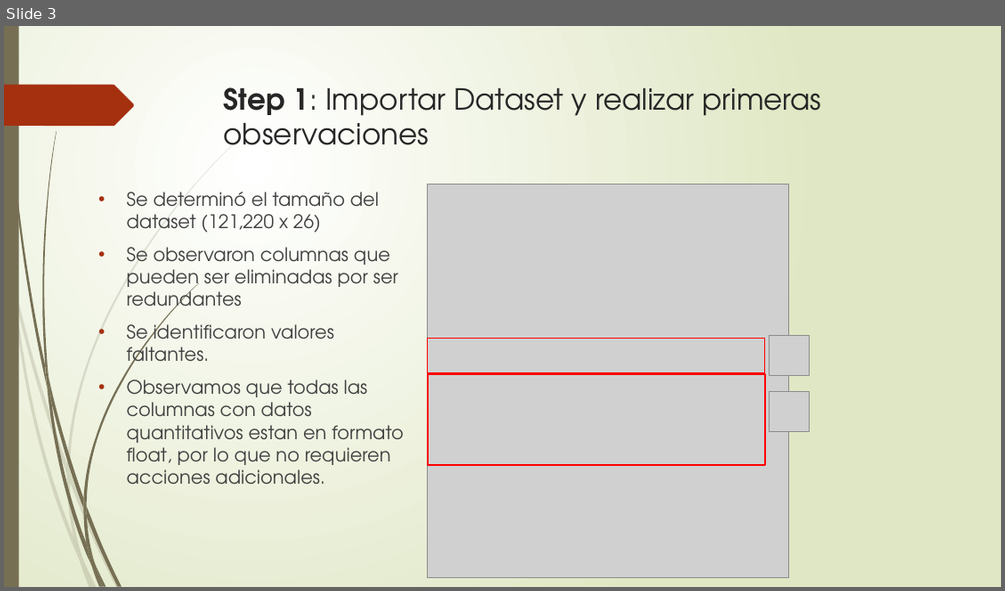
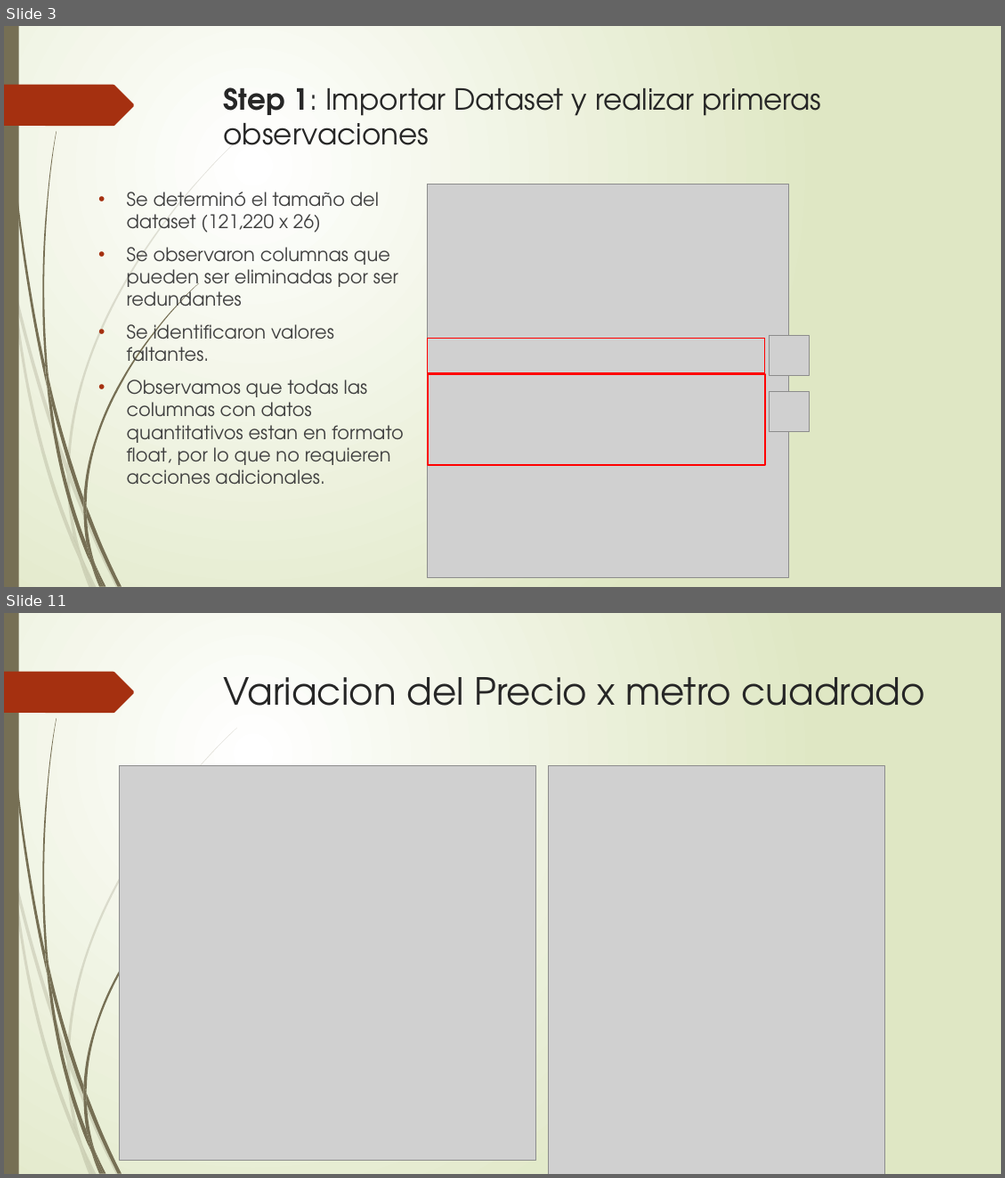
Before and after one commit to gfairhurst/Digitalhouse-Desafio-1, a slide deck: Desafio 1 - Presentacion Grupo 6.pptx. Shown one above the other, each under a label of ours: slide 3 before the commit, slides 3 and 11 after it; the slides between them are not shown. The pictures are 1005x591 and 1005x1178 pixels, drawn with LibreOffice and Linux fonts; fonts in the diff are those of the drawing; grey boxes stand for pictures. Boxes give left, top, right and bottom in pixels: in the first picture for what was removed or moved away, otherwise in the second. Text is boxed around its words. In the diff, an @@ line names an element or a change of style, - is before the commit and + after.

```diff
--- a/Desafio 1 - Presentacion Grupo 6.pptx
+++ b/Desafio 1 - Presentacion Grupo 6.pptx
@@ slide 11 added at <box>4,613,1001,1174</box>, background gradient #FFFFFF to #DFE8C4; not listed: 24 template elements that a slide beside it also shows @@
@@ title added at <box>224,677,925,706</box>, 36 pt, text #262626 @@
+Variacion del Precio x metro cuadrado
@@ picture added at <box>119,765,535,1159</box> @@
@@ picture added at <box>549,765,885,1174</box> @@
```
Also in this commit, not shown: 3 slides changed, 5 other slides added, 3 slides removed, 1 other file.
